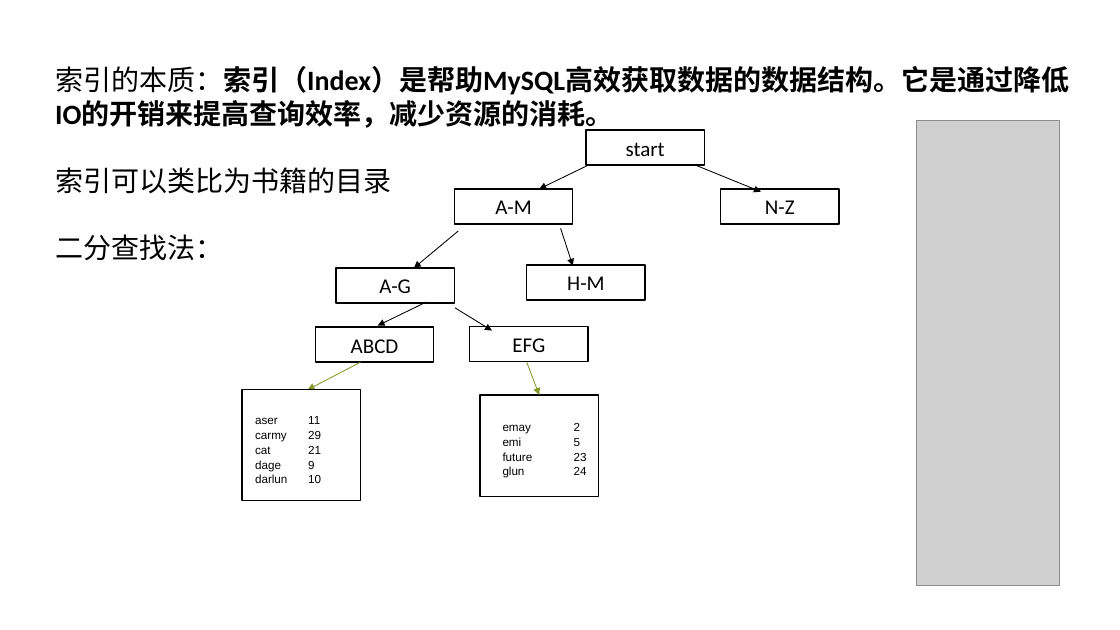
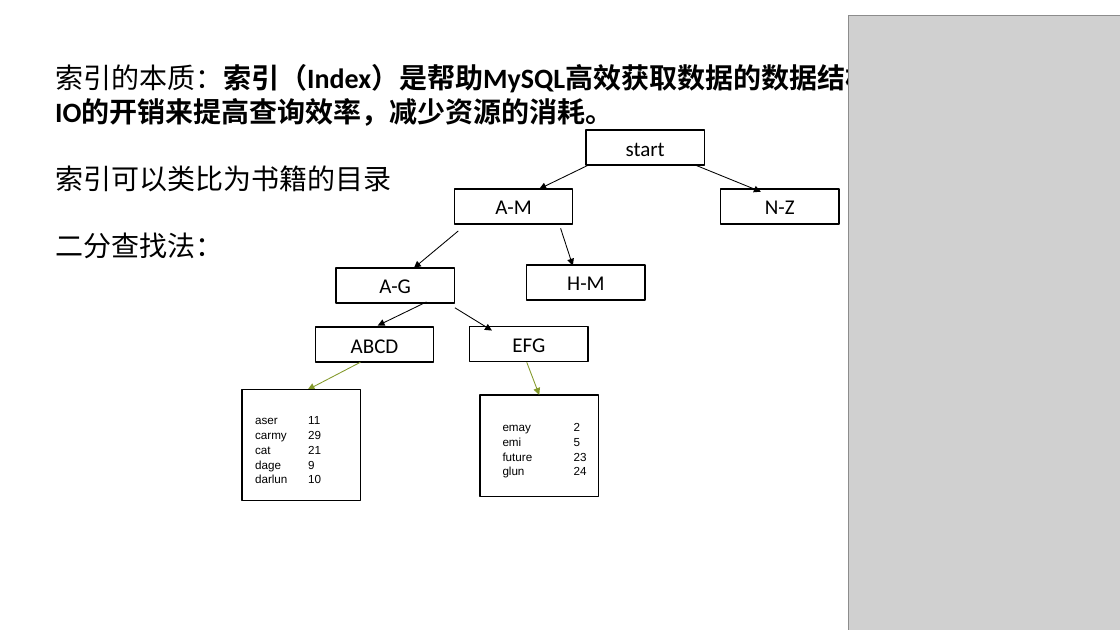
Before and after one commit to ronghuaihai/sharefiles, a slide deck: slide 21 of 数据库演示.pptx (slide 16 before the commit). Drawn at 1120x630 pixels with LibreOffice and Linux fonts; fonts in the diff are those of the drawing; grey boxes stand for pictures; background and template pictures are left out. Boxes give left, top, right and bottom in pixels: in the first picture for what was removed or moved away, otherwise in the second. Text is boxed around its words. In the diff, an @@ line names an element or a change of style, - is before the commit and + after.

```diff
--- a/数据库演示.pptx
+++ b/数据库演示.pptx
@@ picture: place and size @@
-picture at bbox=[917, 120, 1060, 585]
+picture at bbox=[849, 16, 1120, 630]
@@ text "索引的本质：索引（Index）是帮助MySQL高效获取数据的数据结构。它是通过降低IO的开销来提高查询效率，减少资源的消 ..." rewrapped from bbox=[55, 66, 1069, 260] to bbox=[55, 60, 1069, 258] @@
```
Also in this commit, not shown: 11 other slides changed, 6 slides added, 3 slides removed, 2 other files.
